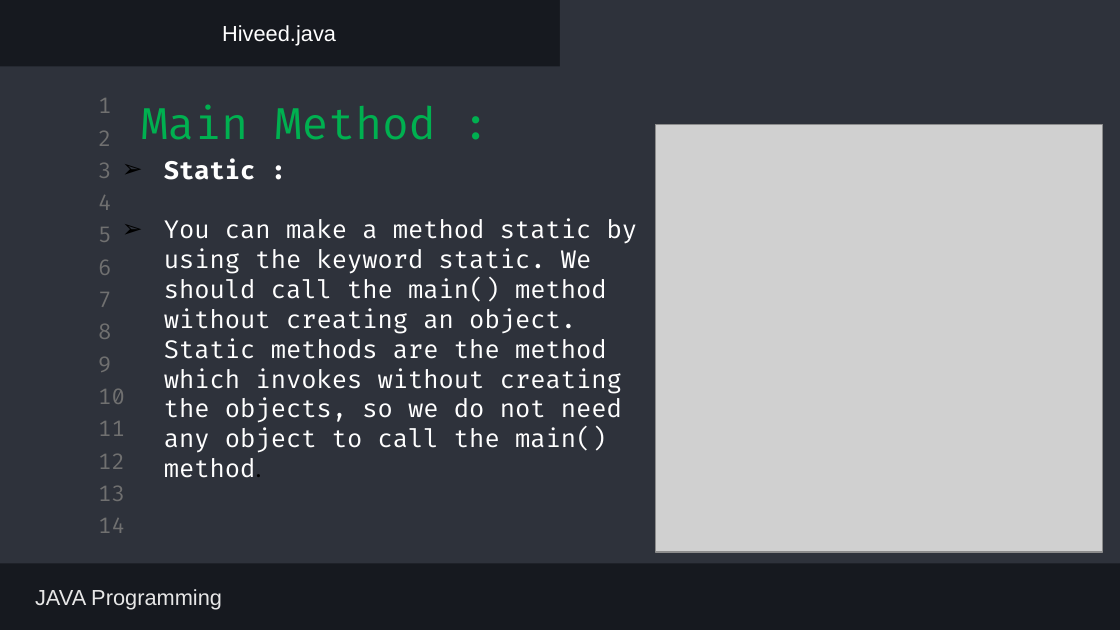
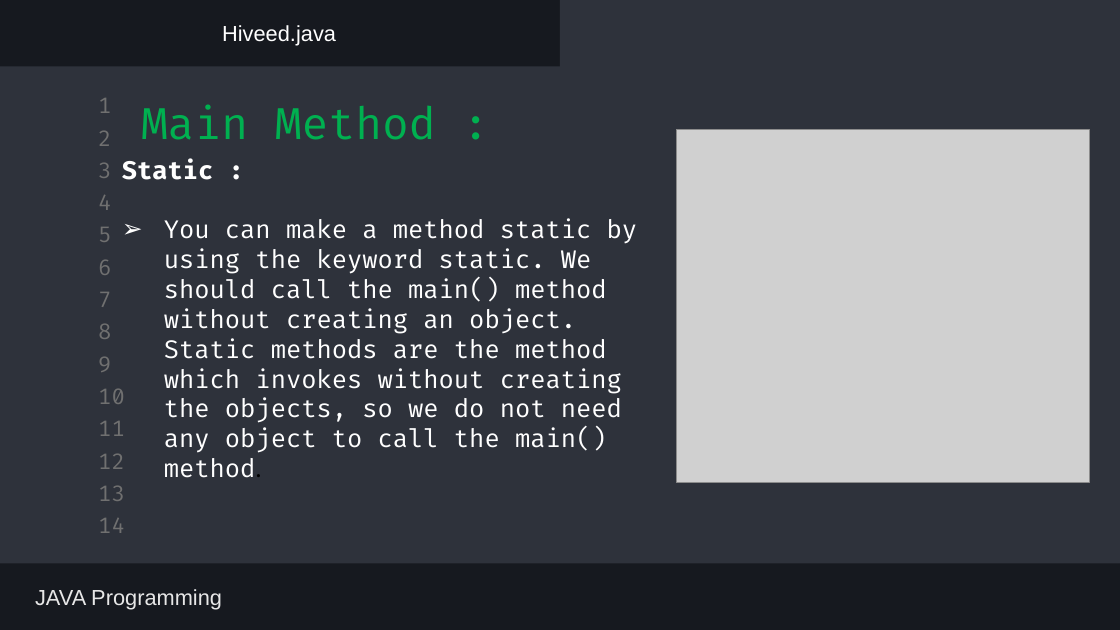
Before and after one commit to The-HiveEd/Notes, a slide deck: slide 8 of JAVA PPT/Day3.pptx. Drawn at 1120x630 pixels with LibreOffice and Linux fonts; fonts in the diff are those of the drawing; grey boxes stand for pictures. Boxes give left, top, right and bottom in pixels: in the first picture for what was removed or moved away, otherwise in the second. Text is boxed around its words. In the diff, an @@ line names an element or a change of style, - is before the commit and + after.

```diff
--- a/JAVA PPT/Day3.pptx
+++ b/JAVA PPT/Day3.pptx
@@ text "Static :" at box(122, 159, 638, 453): bullet ➢ to none; bullet colour #000000 to #FFFFFF @@
@@ picture: place and size @@
-picture at box(656, 124, 1103, 552)
+picture at box(676, 129, 1090, 482)
```
Also in this commit, not shown: 7 other slides changed, 15 other files.
